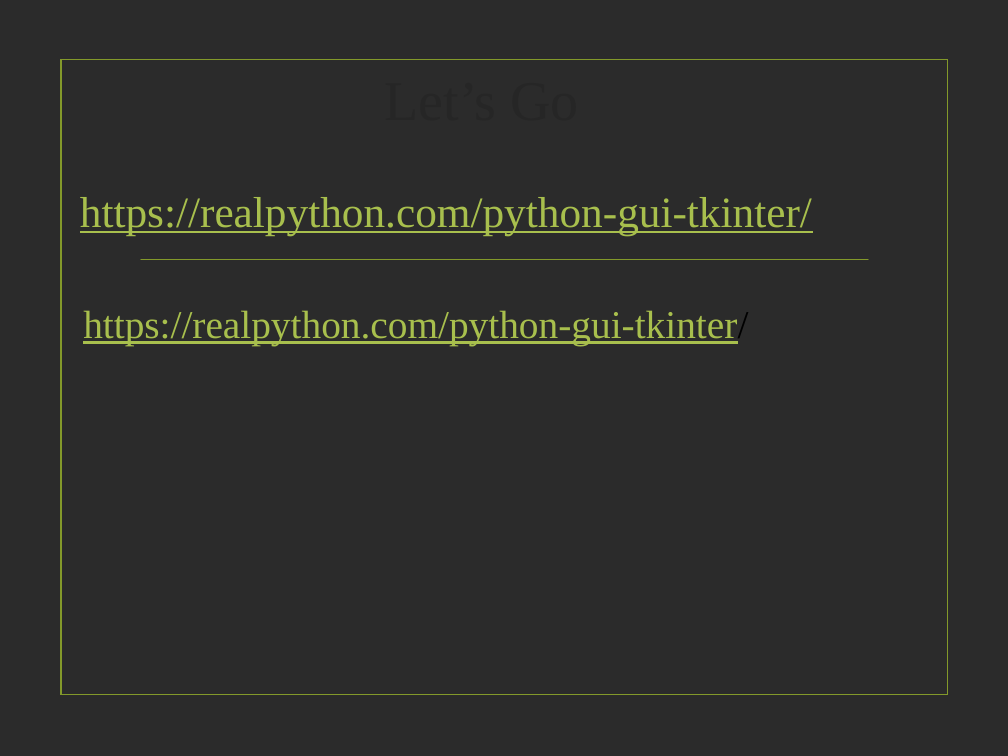
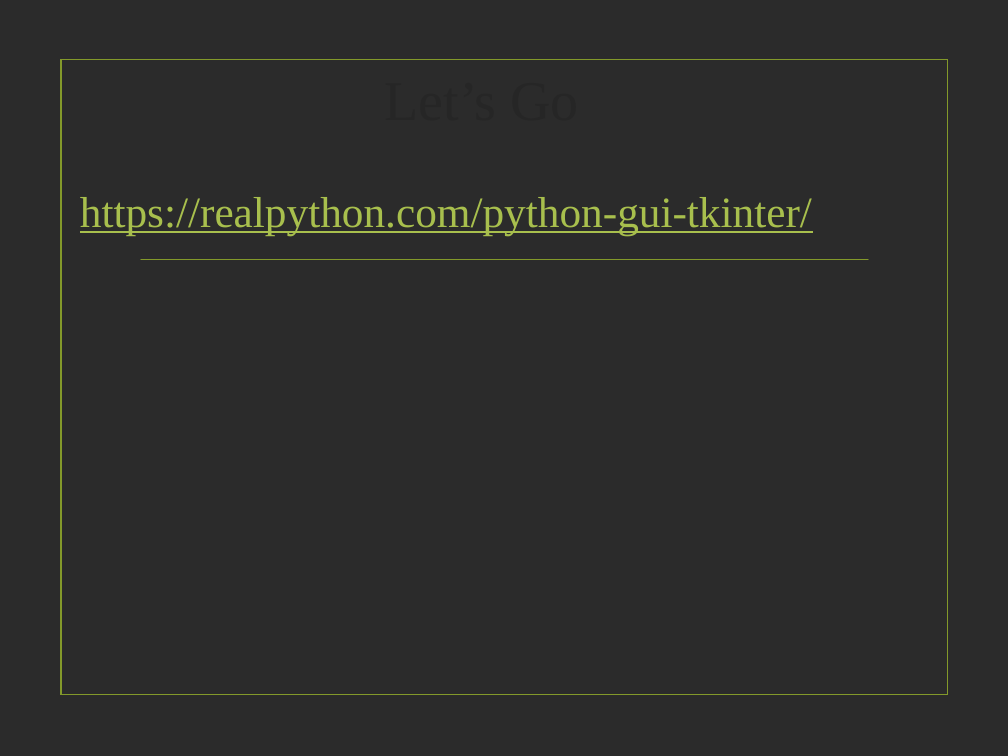
Before and after one commit to NYP-RoboticsSG/Robotics-Sharing, a slide deck: slide 7 of tkinterinterest group.pptx. Drawn at 1008x756 pixels with LibreOffice and Linux fonts; fonts in the diff are those of the drawing; background and template pictures are left out; a plain dark background stands for a picture behind light text. Boxes give left, top, right and bottom in pixels: in the first picture for what was removed or moved away, otherwise in the second. Text is boxed around its words. In the diff, an @@ line names an element or a change of style, - is before the commit and + after.

```diff
--- a/tkinterinterest group.pptx
+++ b/tkinterinterest group.pptx
@@ text removed at [83, 310, 748, 346] @@
-https://realpython.com/python-gui-tkinter/
```
Also in this commit, not shown: 3 other slides changed, 2 other files.
